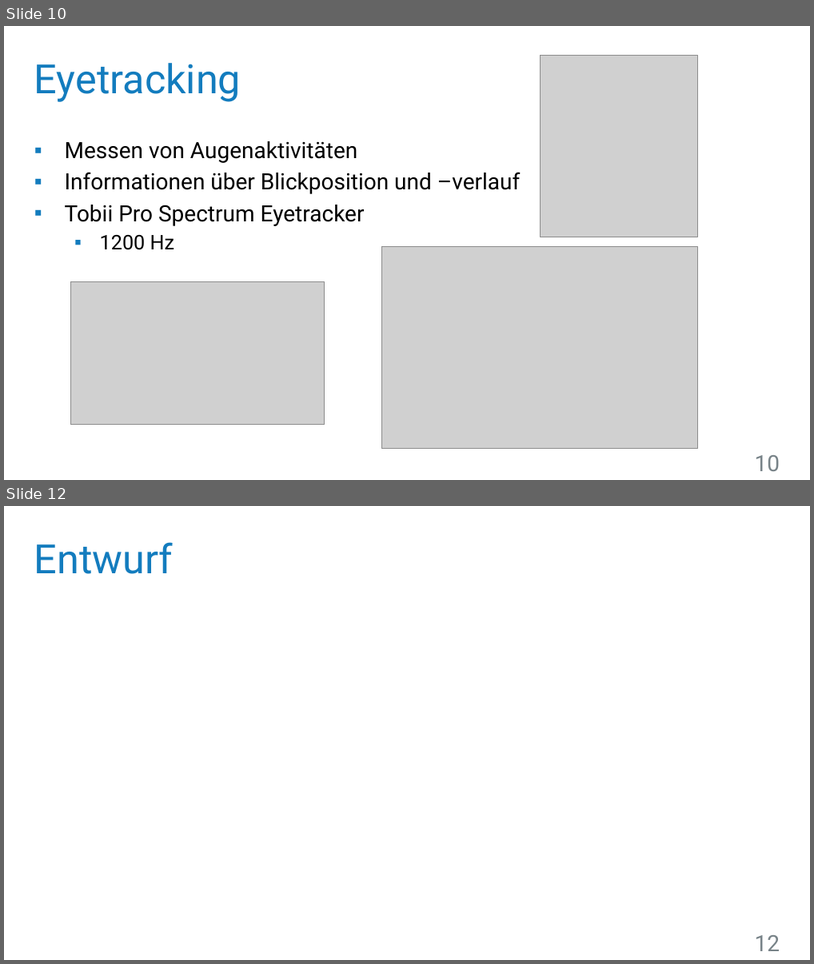
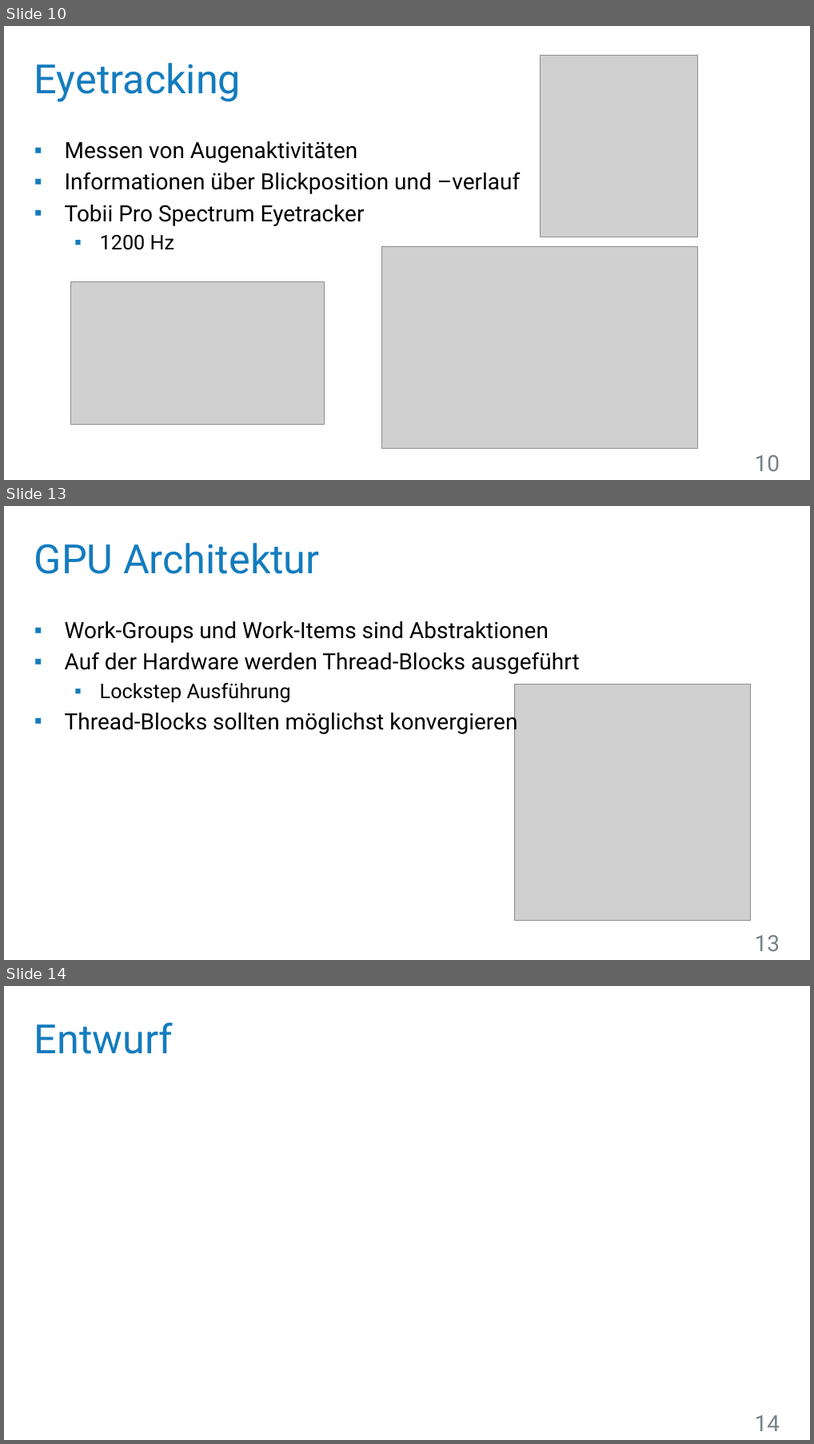
Before and after one commit to UniStuttgart-VISUS/FoveatedVolumeRendering, a slide deck: Dokumente/Vortrag/Wahrnehmungsorientiertes_Volumen-Rendering.pptx. Shown one above the other, each under a label of ours: slides 10 and 12 before the commit, slides 10, 13 and 14 after it; the slides between them are not shown. The pictures are 814x964 and 814x1444 pixels, drawn with LibreOffice and Linux fonts; fonts in the diff are those of the drawing; grey boxes stand for pictures; background and template pictures are left out. Boxes give left, top, right and bottom in pixels: in the first picture for what was removed or moved away, otherwise in the second. Text is boxed around its words. In the diff, an @@ line names an element or a change of style, - is before the commit and + after.

Commit message:
Vortrag: GPU Architektur.

```diff
--- a/Dokumente/Vortrag/Wahrnehmungsorientiertes_Volumen-Rendering.pptx
+++ b/Dokumente/Vortrag/Wahrnehmungsorientiertes_Volumen-Rendering.pptx
@@ slide 13 added at [4,506,810,960], background #FFFFFF @@
@@ title added at [34,543,320,574], 36 pt, text #137CBE @@
+GPU Architektur
@@ text added at [65,621,580,735], 20 pt, text #000000 @@
+▪ Work-Groups und Work-Items sind Abstraktionen
+▪ Auf der Hardware werden Thread-Blocks ausgeführt
+  ▪ Lockstep Ausführung
+▪ Thread-Blocks sollten möglichst konvergieren
@@ picture added at [515,684,751,920] @@
@@ page number added at [755,935,780,951], 20 pt, text #788388 @@
+13
@@ what was slide 12 is now slide 14 @@
@@ page number at [755,1415,780,1431]: text changed @@
-12
+14
```
Also in this commit, not shown: 1 slide changed, 1 other slide added.
